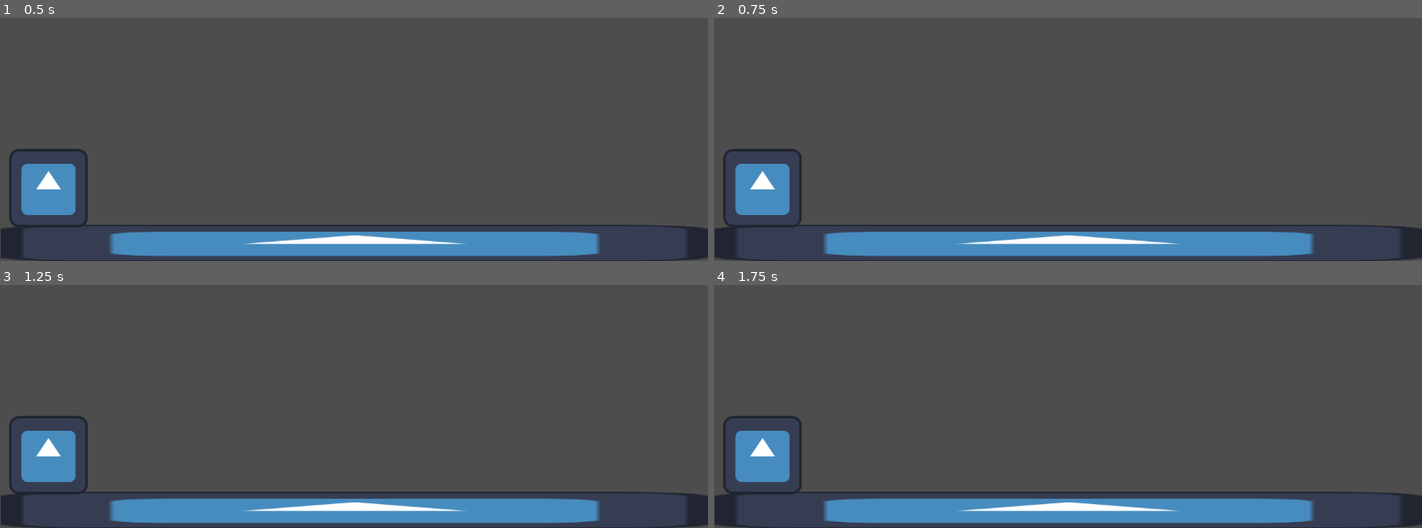
Above: before the commit, frames 1-4 (two rows, left to right).
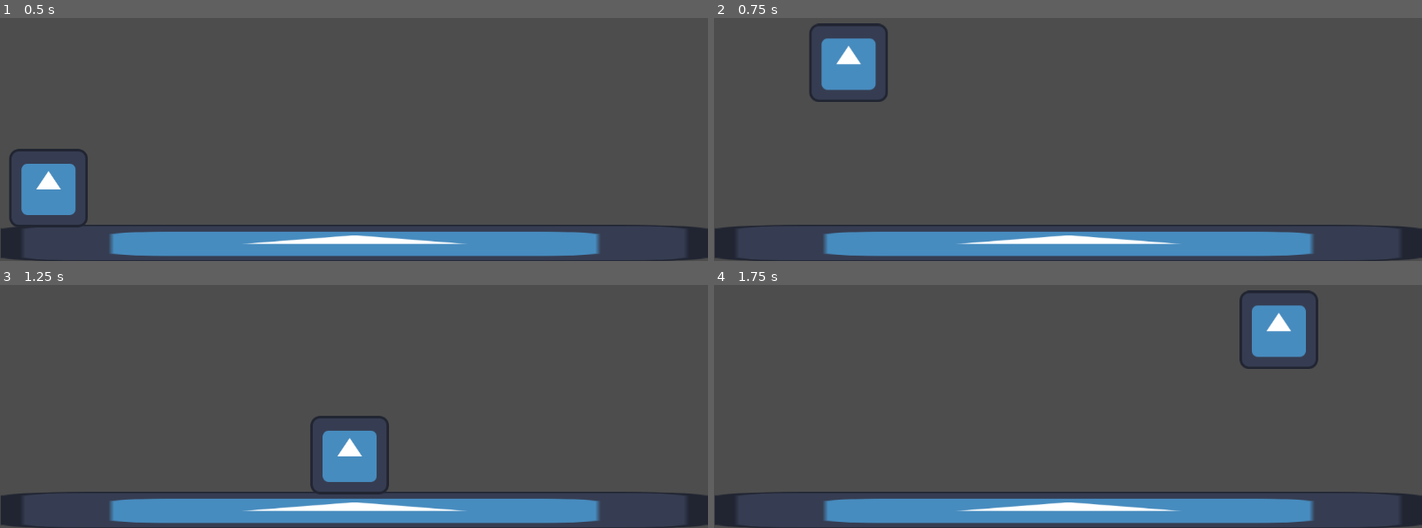
Above: after the commit, the same moments.

Repository: OnlyNumber404/pprj
Game: Godot game, scene res://scene/stage/platform/static_body_2d.tscn
Same seed, same stepped clock (60 frames per second), same inputs: the game is played once before the commit and once after it. This scene is started directly instead of the project's main scene. The engine's default icon, where the game draws it, is replaced by a stand-in: a white triangle on a blue panel in a dark square.
Inputs:
- Up to frame 1 (0.5 s): no input
- Up to frame 2 (0.75 s): tap Enter at 0.5 s; hold D (right) from 0.53 s (still down); tap Space (jump) at 0.6 s
- Up to frame 3 (1.25 s): keep holding D (right); tap Space (jump) at 0.77, 1.07 s
- Up to frame 4 (1.75 s): keep holding D (right); tap Space (jump) at 1.35, 1.52 s

Frame 1 is identical in both runs. In frame 2, 4.1% of the frame differs, in the area x 1-25%, y 2-87%; in frame 3, 4.0%; in frame 4, 4.1%.

Commit message:
fix input key

Diff:
--- a/platform_player.gd
+++ b/platform_player.gd
@@ -12,10 +12,10 @@
 		velocity += GRAVITY * delta
 
 	# Handle jump.
-	if Input.is_action_just_pressed("Up") and is_on_floor():
+	if Input.is_action_just_pressed("jump") and is_on_floor():
 		velocity.y = JUMP_VELOCITY
 
-	var direction := Input.get_axis("Left", "Right")
+	var direction := Input.get_axis("left", "right")
 	if direction:
 		velocity.x = direction * SPEED
 	else:
